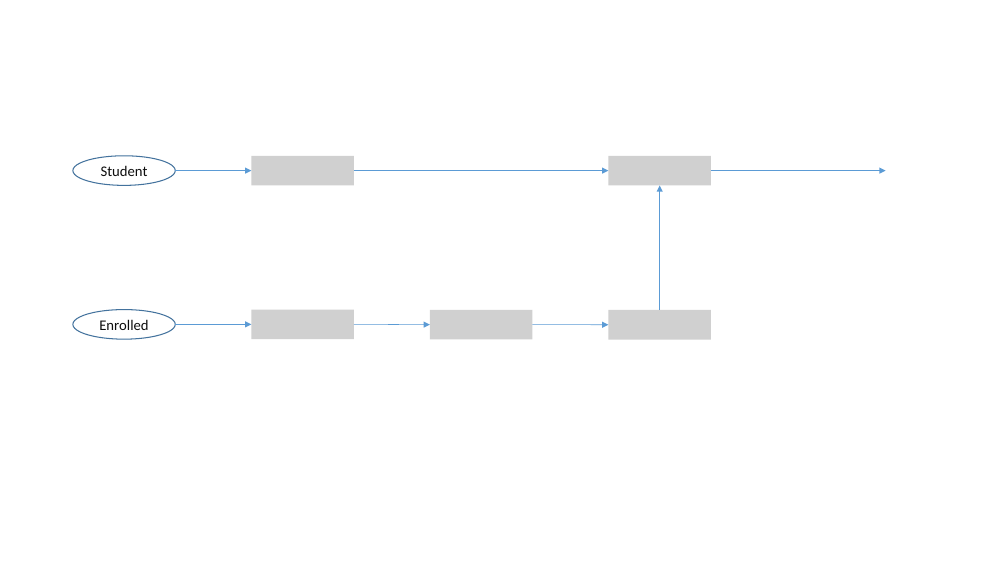
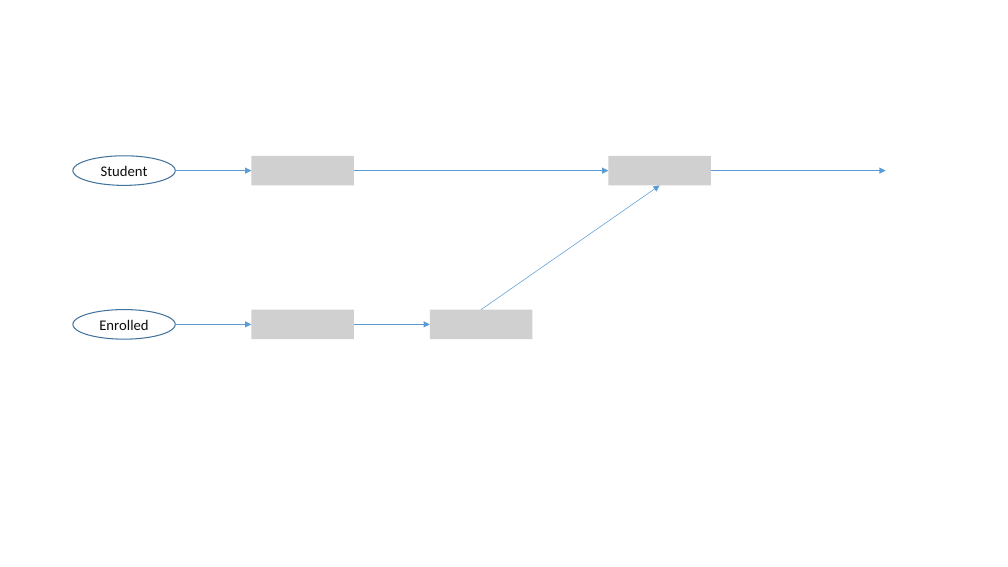
Before and after one commit to timotheeguerin/socs, a slide deck: slide 1 of Comp 421/Final 2012.pptx. Drawn at 1008x567 pixels with LibreOffice and Linux fonts; fonts in the diff are those of the drawing; grey boxes stand for pictures. Boxes give left, top, right and bottom in pixels: in the first picture for what was removed or moved away, otherwise in the second. Text is boxed around its words. In the diff, an @@ line names an element or a change of style, - is before the commit and + after.

```diff
--- a/Comp 421/Final 2012.pptx
+++ b/Comp 421/Final 2012.pptx
@@ arrow moved from (660, 310) - (660, 185) to (481, 310) - (660, 185) @@
@@ arrow removed from (532, 324) to (609, 325) @@
@@ picture removed at (609, 310, 711, 340) @@
```
Also in this commit, not shown: 1 slide added, 3 other files.
